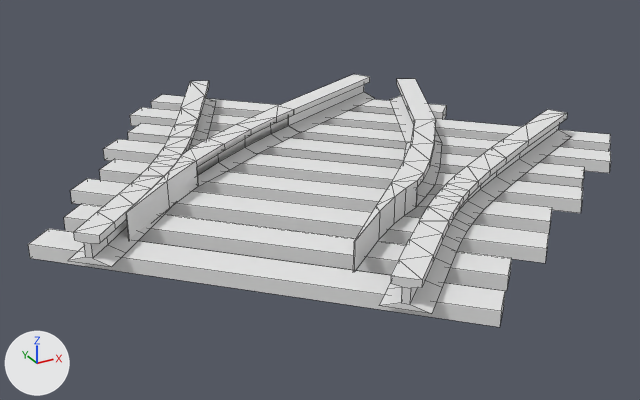
Two versions of the OBJ model models/advtrains_dtrack_sy_tieless_r_45.obj, one commit apart.
One viewpoint serves both versions: a 50 mm camera at (-1.38, -2.59, 0.8) aimed at (0.14, 0.18, -0.59). The lights are fixed; the arrows at lower left show +X, +Y and +Z. Mesh edges are drawn as thin lines. Where no turn or scale is listed for an object, it has been applied to the vertices.

In view in the first picture: 'MeshBlade_45_r_BezierCurve.003', 'MeshStockRails_45_NurbsCurve.016', 'dtrack_sy_45.frog.001_Cube.007', 'dtrack_sy_45.sleepers.001_Cube.006'.
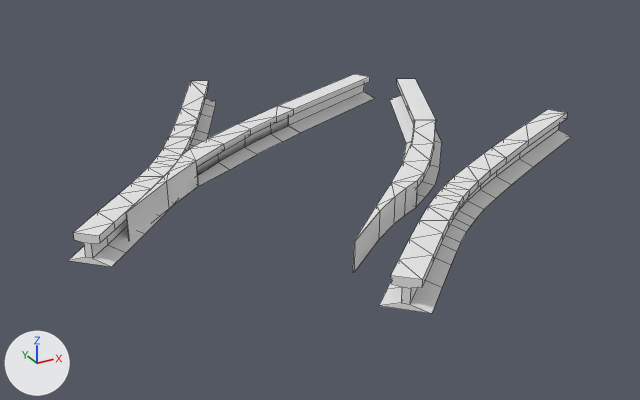
Edits to the bpy script that builds the scene:
```text
Remove ob_dtrack_sy_45_sleepers_001_cube_006:
    ob_dtrack_sy_45_sleepers_001_cube_006 = bpy.data.objects.new('dtrack_sy_45.sleepers.001_Cube.006', me_dtrack_sy_45_sleepers_001_cube_006)
    ob_dtrack_sy_45_sleepers_001_cube_006.location = (0.0, 0.0, 0.0)
```

Pixel boxes [x1, y1, x2, y2] of what changed, in the pictures (640 x 400 px):
'dtrack_sy_45.sleepers.001_Cube.006', deleted: before [28, 94, 611, 327]
